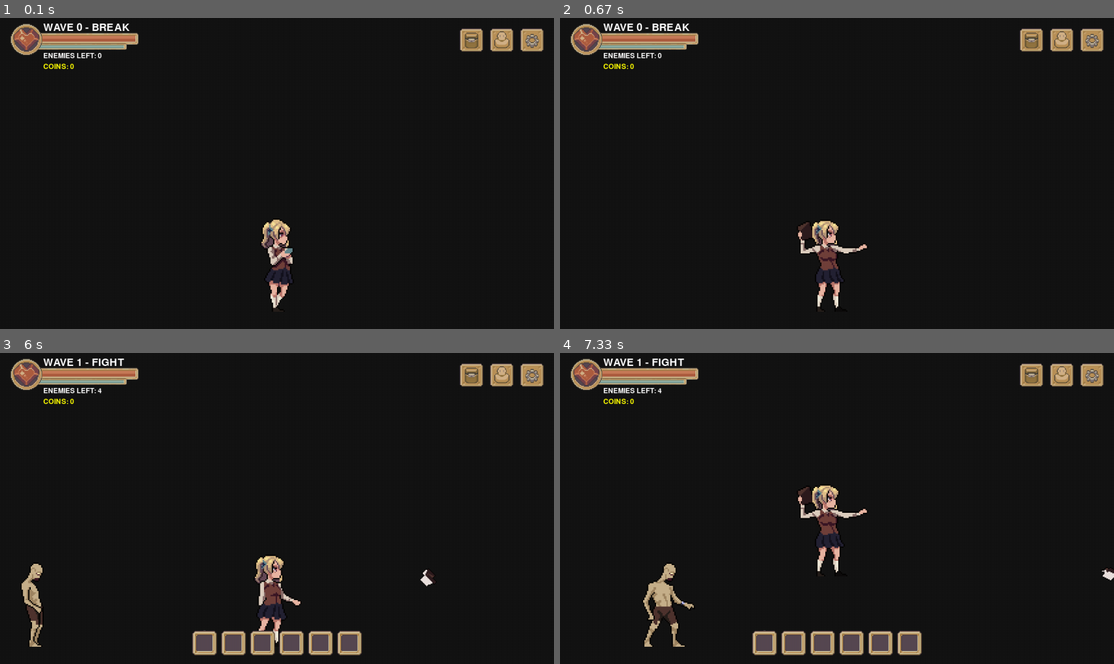
Above: before the commit, frames 1-4 (two rows, left to right).
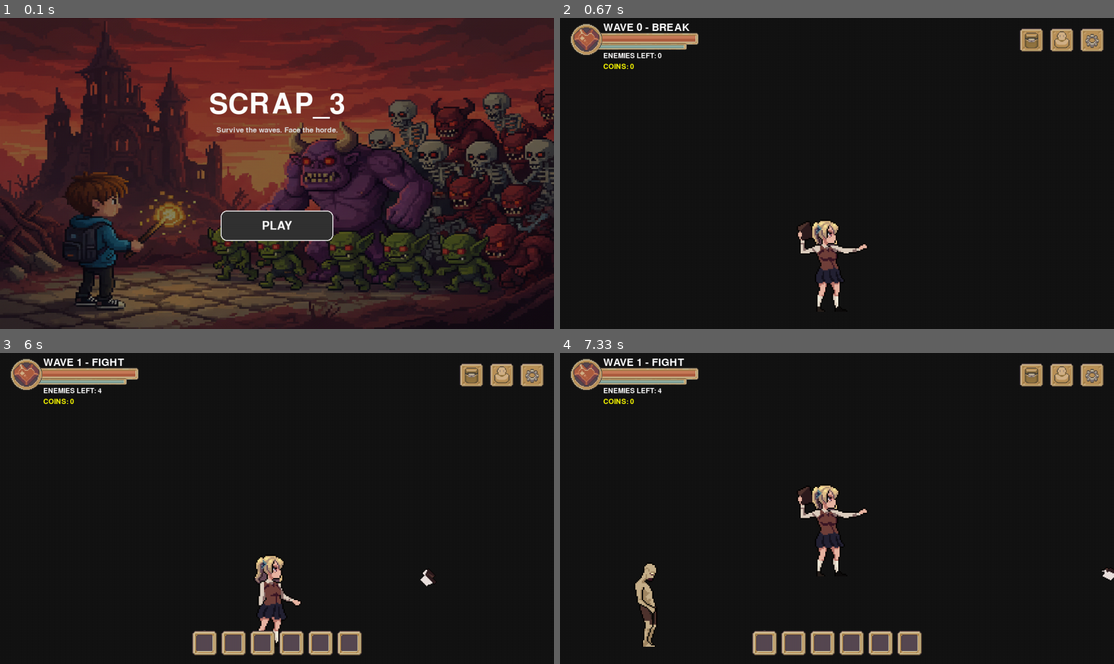
Above: after the commit, the same moments.

Repository: Mikegt106/Pygame_dev
Game: pygame game, started from main.py
The game is run twice, just before and just after one commit, with the same random seed, the same clock (stepped at 60 frames per second) and the same inputs.
Inputs (mouse positions are in pixels of both pictures, inside the frame that each line leads up to):
- Up to frame 1 (0.1 s): no input
- Up to frame 2 (0.67 s): tap Enter at 0.33 s
- Up to frame 3 (6 s): click (470, 374) at 1.22 s; click (204, 642) at 1.72 s; tap Space at 2, 4.57, 4.87 s; tap Enter at 2.33 s; click (260, 455) at 2.72 s; click (199, 443) at 3.05 s; click (448, 502) at 3.88 s; click (299, 496) at 5.05 s; click (193, 598) at 5.95 s
- Up to frame 4 (7.33 s): tap Space at 6.63, 6.93 s; click (781, 496) at 7.05 s

The runs differ from the first frame. In frame 1, 75% of the frame differs, in the area x 0-100%, y 0-100%; in frame 2, nothing differs; in frame 3, 0.5%; in frame 4, 1.2%.

Commit message:
music + first step for starterscreen

Diff:
--- a/main.py
+++ b/main.py
@@ -10,14 +10,28 @@
 from loot_system import LootSystem
 from ui.menu_ui import MenuUI
 from ui.inventory_ui import InventoryUI
+from ui.main_screen import MainScreen
 
 pygame.init()
 
+#----------------------------------
+# BACKGROUND MUSIC
+#----------------------------------
+pygame.mixer.init()
+pygame.mixer.music.load("assets/Sounds/bg_music.mp3")
+pygame.mixer.music.set_volume(0.35)  # 0.0 - 1.0
+pygame.mixer.music.play(-1)  # -1 = loop forever
+
+#----------------------------------
+# FONTS MANAGEMENT
+#----------------------------------
 font = pygame.font.SysFont(None, 36)
 font_big = pygame.font.SysFont(None, 96)
 font_small = pygame.font.SysFont(None, 24)
 
 screen = pygame.display.set_mode((1280, 720))
+main_screen = MainScreen(screen)
+state = "MAIN"
 clock = pygame.time.Clock()
 
 WORLD_WIDTH = 6000
@@ -58,37 +72,22 @@
     keys = pygame.key.get_pressed()
 
     # --------------------------------------------------
-    # UI UPDATE (hover states)
-    # --------------------------------------------------
-    menu_ui.update()
-    inventory_ui.update(dt)
-
-    # --------------------------------------------------
-    # UI BLOCK INPUT (per frame)
-    # - blokkeer ENKEL wanneer je echt over UI hovert
-    # - inventory open mag, maar buiten de slots moet je kunnen attacken
-    # --------------------------------------------------
-    mouse_pos = pygame.mouse.get_pos()
-    ui_block_input = False
-
-    # hover over inventory slots
-    if inventory_ui.visible and any(r.collidepoint(mouse_pos) for r in inventory_ui.rects):
-        ui_block_input = True
-
-    # hover over menu buttons
-    if any(r.collidepoint(mouse_pos) for r in menu_ui.rects):
-        ui_block_input = True
-
-    # als je deze frame op UI klikt, blokkeer ook (zodat UI-click nooit attack triggert)
+    # EVENTS
+    # --------------------------------------------------
     ui_used_click_this_frame = False
 
-    # --------------------------------------------------
-    # EVENTS
-    # --------------------------------------------------
     for event in pygame.event.get():
         if event.type == pygame.QUIT:
             running = False
 
+        # --- MAIN SCREEN ---
+        if state == "MAIN":
+            action = main_screen.handle_event(event)
+            if action == "PLAY":
+                state = "PLAY"
+            continue  # blijf in main screen event handling
+
+        # --- IN-GAME EVENTS ---
         if event.type == pygame.KEYDOWN and event.key == pygame.K_r:
             player, projectiles, enemies, pickups = reset_game()
 
@@ -104,10 +103,36 @@
             elif clicked == 2:
                 print("Settings clicked")
 
-        # (optioneel) inventory events (als je later clicks toevoegt)
         if hasattr(inventory_ui, "handle_event"):
             if inventory_ui.handle_event(event):
                 ui_used_click_this_frame = True
+
+    # --------------------------------------------------
+    # MAIN SCREEN DRAW + STOP GAME LOOP
+    # --------------------------------------------------
+    if state == "MAIN":
+        main_screen.update(dt)
+        main_screen.draw()
+        pygame.display.flip()
+        continue
+
+    # --------------------------------------------------
+    # UI UPDATE (hover states)
+    # --------------------------------------------------
+    menu_ui.update()
+    inventory_ui.update(dt)
+
+    # --------------------------------------------------
+    # UI BLOCK INPUT (per frame)
+    # --------------------------------------------------
+    mouse_pos = pygame.mouse.get_pos()
+    ui_block_input = False
+
+    if inventory_ui.visible and any(r.collidepoint(mouse_pos) for r in inventory_ui.rects):
+        ui_block_input = True
+
+    if any(r.collidepoint(mouse_pos) for r in menu_ui.rects):
+        ui_block_input = True
 
     ui_block_input = ui_block_input or ui_used_click_this_frame
 
--- /dev/null
+++ b/ui/main_screen.py
@@ -0,0 +1,80 @@
+# ui/main_screen.py
+import pygame
+
+
+class MainScreen:
+    def __init__(self, screen: pygame.Surface):
+        self.screen = screen
+        self.w, self.h = screen.get_size()
+
+        # -------- ASSETS --------
+        self.bg = pygame.image.load(
+            "assets/Mainscreen/Main_bg.png"
+        ).convert()
+
+        # scale naar scherm
+        self.bg = pygame.transform.scale(self.bg, (self.w, self.h))
+
+        # overlay voor contrast
+        self.overlay = pygame.Surface((self.w, self.h), pygame.SRCALPHA)
+        self.overlay.fill((0, 0, 0, 120))  # alpha = donkerder
+
+        # fonts
+        self.title_font = pygame.font.SysFont(None, 96)
+        self.btn_font = pygame.font.SysFont(None, 40)
+        self.small_font = pygame.font.SysFont(None, 26)
+
+        # button rect
+        bw, bh = 260, 70
+        cx = self.w // 2
+        cy = int(self.h * 0.62)
+
+        self.play_rect = pygame.Rect(cx - bw // 2, cy, bw, bh)
+
+        self.hover_play = False
+
+    # -------------------------
+    def update(self, dt: float):
+        mx, my = pygame.mouse.get_pos()
+        self.hover_play = self.play_rect.collidepoint((mx, my))
+
+    # -------------------------
+    def handle_event(self, event):
+        if event.type == pygame.MOUSEBUTTONDOWN and event.button == 1:
+            if self.play_rect.collidepoint(event.pos):
+                return "PLAY"
+
+        if event.type == pygame.KEYDOWN:
+            # optioneel: enter of space start game
+            if event.key in (pygame.K_RETURN, pygame.K_SPACE):
+                return "PLAY"
+
+        return None
+
+    # -------------------------
+    def draw(self):
+        # background
+        self.screen.blit(self.bg, (0, 0))
+        self.screen.blit(self.overlay, (0, 0))
+
+        # title
+        title = self.title_font.render("SCRAP_3", True, (255, 255, 255))
+        tr = title.get_rect(center=(self.w // 2, int(self.h * 0.28)))
+        self.screen.blit(title, tr)
+
+        subtitle = self.small_font.render(
+            "Survive the waves. Face the horde.",
+            True,
+            (220, 220, 220),
+        )
+        sr = subtitle.get_rect(center=(self.w // 2, int(self.h * 0.36)))
+        self.screen.blit(subtitle, sr)
+
+        # play button
+        color = (80, 80, 80) if self.hover_play else (50, 50, 50)
+        pygame.draw.rect(self.screen, color, self.play_rect, border_radius=14)
+        pygame.draw.rect(self.screen, (255, 255, 255), self.play_rect, 2, border_radius=14)
+
+        label = self.btn_font.render("PLAY", True, (255, 255, 255))
+        lr = label.get_rect(center=self.play_rect.center)
+        self.screen.blit(label, lr)
Binary file added: assets/Mainscreen/Main_bg.png
Not shown, changed: .DS_Store
Not shown, changed: assets/.DS_Store
Not shown, added: assets/Sounds/bg_music.mp3
